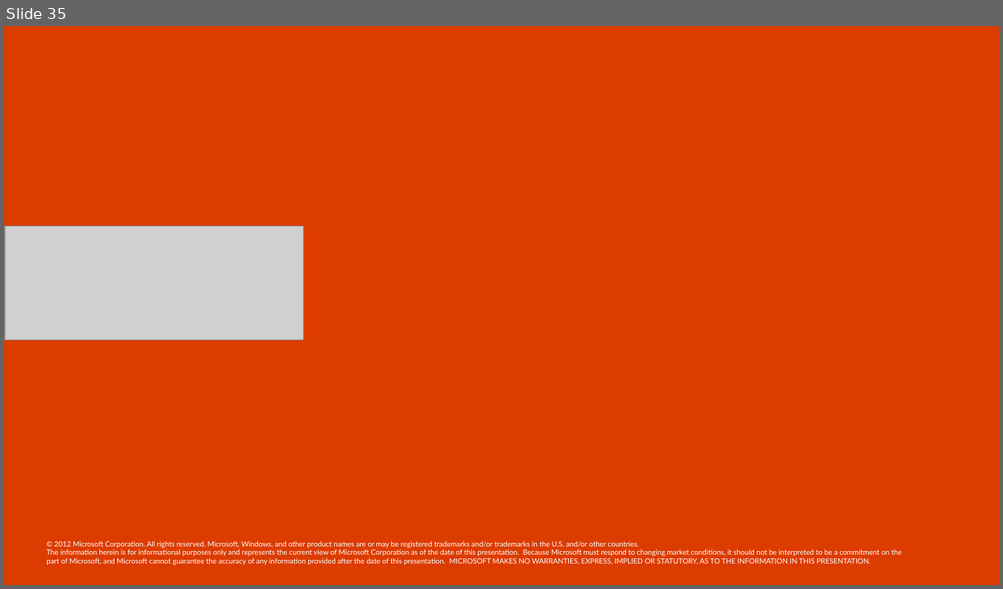
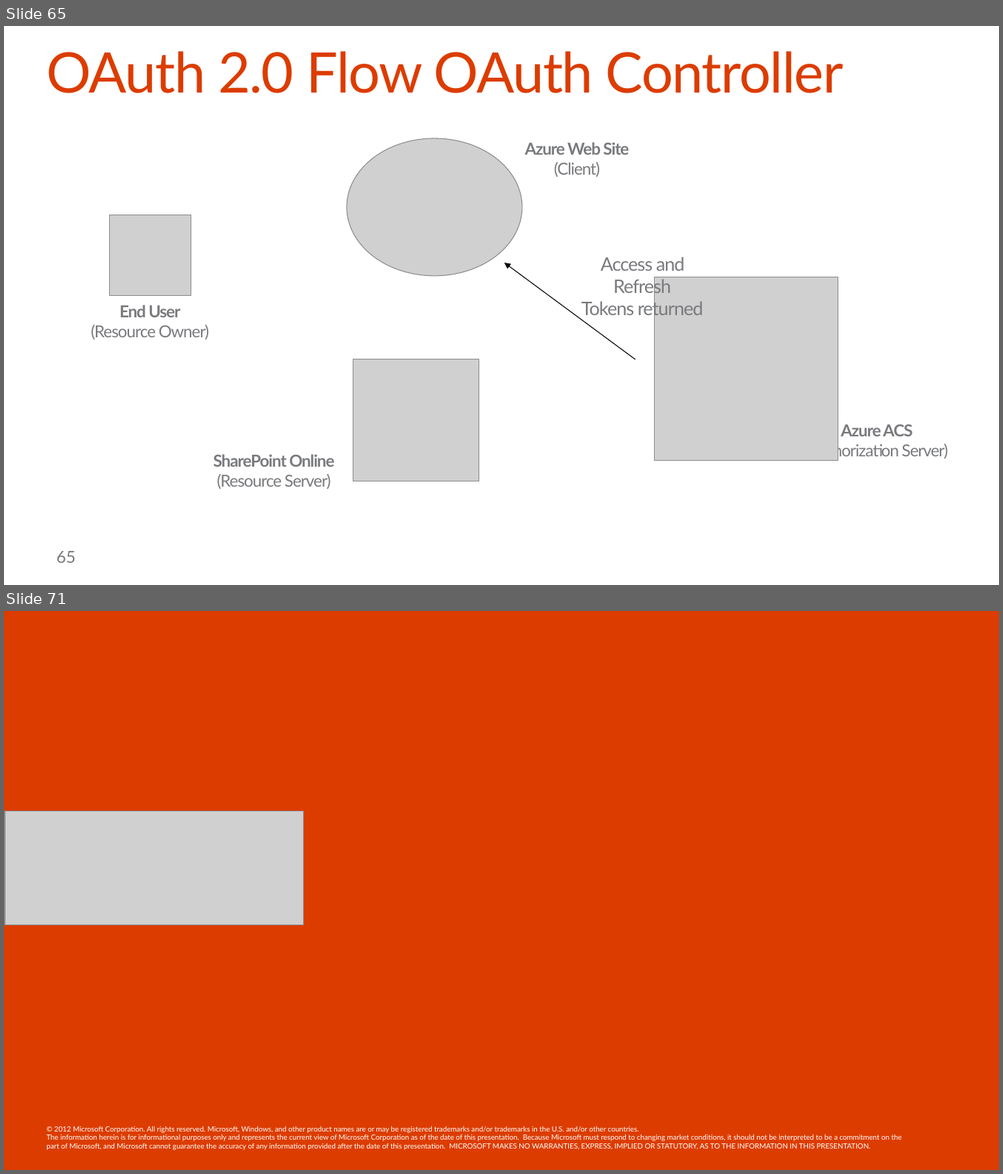
Before and after one commit to OfficeDev/TrainingContent, a slide deck: O3652-7 Deep Dive into Security and OAuth/O3652-7 Deep Dive into Security and OAuth.pptx. Shown one above the other, each under a label of ours: slide 35 before the commit, slides 65 and 71 after it; the slides between them are not shown. The pictures are 1003x589 and 1003x1174 pixels, drawn with LibreOffice and Linux fonts; fonts in the diff are those of the drawing; grey boxes stand for pictures; background and template pictures are left out. Boxes give left, top, right and bottom in pixels: in the first picture for what was removed or moved away, otherwise in the second. Text is boxed around its words. In the diff, an @@ line names an element or a change of style, - is before the commit and + after.

```diff
--- a/O3652-7 Deep Dive into Security and OAuth/O3652-7 Deep Dive into Security and OAuth.pptx
+++ b/O3652-7 Deep Dive into Security and OAuth/O3652-7 Deep Dive into Security and OAuth.pptx
@@ slide 65 added at (x1=4, y1=26, x2=999, y2=585), background #FFFFFF @@
@@ title added at (x1=46, y1=51, x2=843, y2=93), 54 pt, text #DC3C00 @@
+OAuth 2.0 Flow OAuth Controller
@@ picture added at (x1=347, y1=138, x2=522, y2=276) @@
@@ text added at (x1=525, y1=142, x2=629, y2=177), 16 pt, text #797A7D, bold @@
+Azure Web Site
+(Client)
@@ picture added at (x1=109, y1=215, x2=190, y2=295) @@
@@ arrow added from (635, 360) to (504, 264), #000000 0.75 pt @@
@@ text added at (x1=581, y1=257, x2=703, y2=319), 18 pt, text #797A7D @@
+Access and Refresh
+Tokens returned
@@ picture added at (x1=654, y1=277, x2=838, y2=461) @@
@@ text added at (x1=91, y1=305, x2=209, y2=340), 16 pt, text #797A7D @@
+End User
+(Resource Owner)
@@ picture added at (x1=353, y1=360, x2=479, y2=482) @@
@@ text added at (x1=805, y1=424, x2=948, y2=460), 16 pt, text #797A7D @@
+Azure ACS
+(Authorization Server)
@@ text added at (x1=213, y1=454, x2=334, y2=489), 16 pt, text #797A7D, bold @@
+SharePoint Online
+(Resource Server)
@@ page number added at (x1=57, y1=551, x2=76, y2=563), 16 pt, text #797A7D @@
+65
@@ what was slide 35 is now slide 71 @@
```
Also in this commit, not shown: 13 slides changed, 48 other slides added, 13 slides removed.
